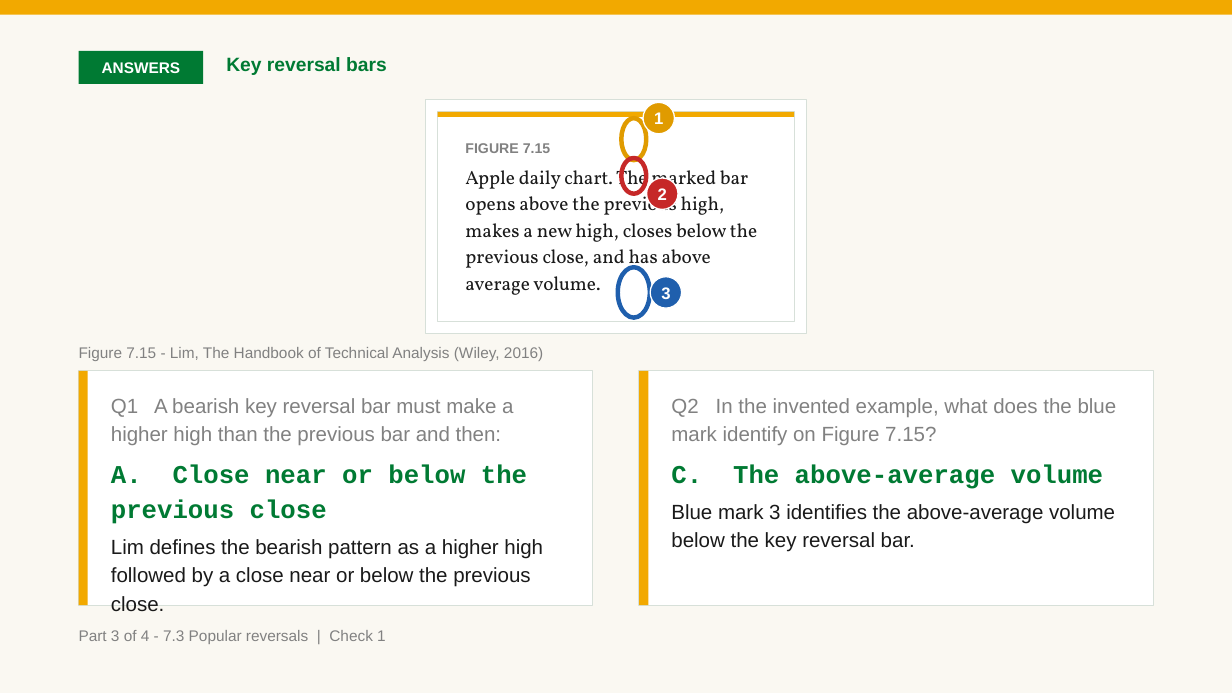
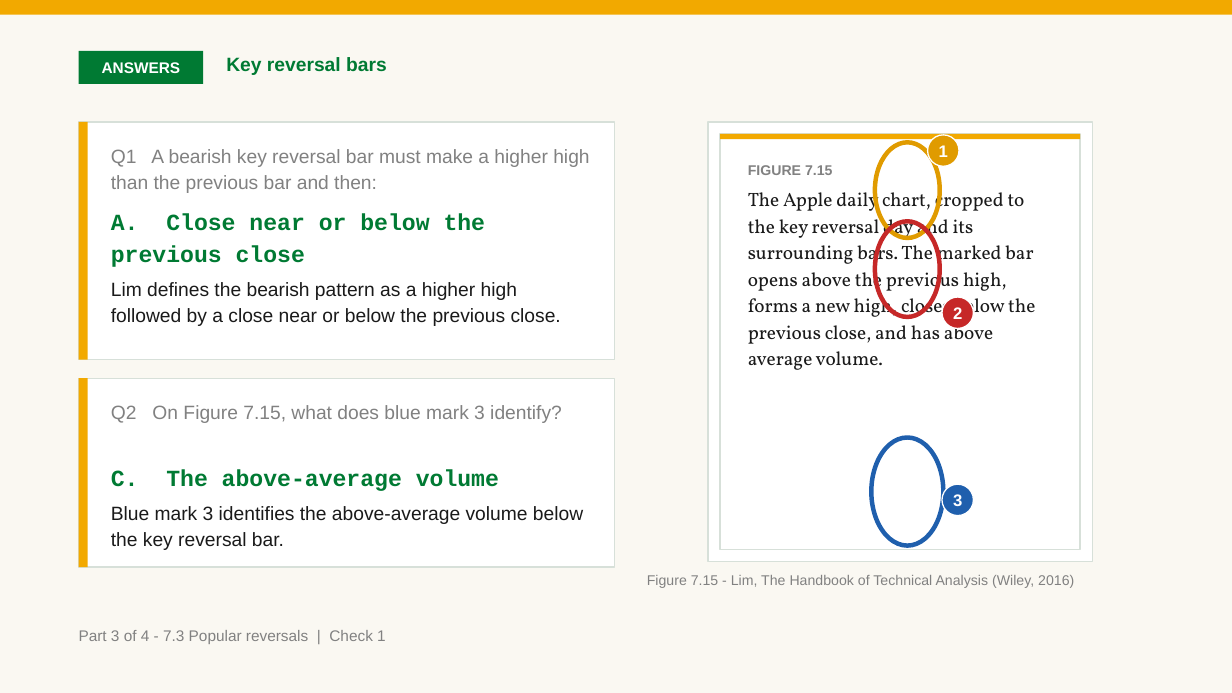
Before and after one commit to benjiesotelo-sudo/Telos_FIN1209, a slide deck: slide 12 of chapter-07/FIN1209-Chapter-07.pptx (slide 11 before the commit). Drawn at 1232x693 pixels with LibreOffice and Linux fonts; fonts in the diff are those of the drawing. Boxes give left, top, right and bottom in pixels: in the first picture for what was removed or moved away, otherwise in the second. Text is boxed around its words. In the diff, an @@ line names an element or a change of style, - is before the commit and + after.

```diff
--- a/chapter-07/FIN1209-Chapter-07.pptx
+++ b/chapter-07/FIN1209-Chapter-07.pptx
@@ ellipse removed at box(621, 118, 646, 160) @@
@@ rectangle: place and size @@
-rectangle at box(426, 100, 807, 334)
+rectangle at box(79, 122, 615, 360)
@@ rectangle: place and size @@
-rectangle at box(640, 371, 649, 605)
+rectangle at box(79, 122, 88, 360)
@@ text "Q1 A bearish key reversal ...": place and size @@
-text "Q1 A bearish key reversal ..." at box(111, 398, 513, 445)
+text "Q1 A bearish key reversal ..." at box(111, 149, 589, 193)
@@ text "Q1 A bearish key reversal ..." at box(111, 149, 589, 193): size 16 to 15 pt @@
@@ rectangle: place and size @@
-rectangle at box(640, 371, 1154, 605)
+rectangle at box(708, 122, 1092, 562)
@@ rectangle: place and size @@
-rectangle at box(438, 112, 795, 117)
+rectangle at box(720, 134, 1080, 140)
@@ rectangle: place and size @@
-rectangle at box(438, 112, 795, 322)
+rectangle at box(720, 134, 1080, 550)
@@ ellipse added at box(875, 142, 940, 238), outline #E09B00 3.5 pt @@
@@ ellipse "1": place and size @@
-ellipse "1" at box(643, 103, 675, 134)
+ellipse "1" at box(928, 135, 959, 166)
@@ ellipse removed at box(621, 158, 646, 194) @@
@@ text "FIGURE 7.15": place and size @@
-text "FIGURE 7.15" at box(465, 143, 757, 295)
+text "FIGURE 7.15" at box(748, 165, 1035, 370)
@@ text "A. Close near or below ...": place and size @@
-text "A. Close near or below ..." at box(111, 464, 543, 611)
+text "A. Close near or below ..." at box(111, 213, 561, 326)
@@ text "A. Close near or below ..." at box(111, 213, 561, 326): size 20 to 18 pt in "A. Close near or below the previous ..."; size 16 to 15 pt in "Lim defines the bearish pattern as a ..." @@
@@ text at box(748, 188, 1035, 370): text changed @@
-Apple daily chart. The marked bar opens above the previous high, makes a new high, closes below the previous close, and has above average volume.
+The Apple daily chart, cropped to the key reversal day and its surrounding bars. The marked bar opens above the previous high, forms a new high, closes below the previous close, and has above average volume.
@@ ellipse added at box(875, 222, 940, 317), outline #C62828 3.5 pt @@
@@ ellipse removed at box(618, 267, 651, 318) @@
@@ ellipse "2": place and size @@
-ellipse "2" at box(647, 178, 678, 210)
+ellipse "2" at box(943, 297, 974, 328)
@@ rectangle: place and size @@
-rectangle at box(79, 371, 593, 605)
+rectangle at box(79, 378, 615, 567)
@@ rectangle: place and size @@
-rectangle at box(79, 371, 88, 605)
+rectangle at box(79, 378, 88, 567)
@@ text added at box(111, 405, 562, 423), 15 pt, text #818181 @@
+Q2 On Figure 7.15, what does blue mark 3 identify?
@@ text removed at box(671, 398, 1117, 445) @@
-Q2 In the invented example, what does the blue mark identify on Figure 7.15?
@@ ellipse added at box(872, 438, 944, 546), outline #1F5FAD 3.5 pt @@
@@ text "C. The above-average volume": place and size @@
-text "C. The above-average volume" at box(671, 464, 1115, 552)
+text "C. The above-average volume" at box(111, 469, 583, 550)
@@ text "C. The above-average volume" at box(111, 469, 583, 550): size 20 to 18 pt in "C. The above-average volume"; size 16 to 15 pt in "Blue mark 3 identifies the above-average volume ..." @@
@@ ellipse "3": place and size @@
-ellipse "3" at box(651, 277, 682, 309)
+ellipse "3" at box(943, 484, 974, 516)
@@ text "Figure 7.15 - Lim, The ...": place and size @@
-text "Figure 7.15 - Lim, The ..." at box(79, 347, 543, 361)
+text "Figure 7.15 - Lim, The ..." at box(647, 575, 1074, 588)
@@ text "Figure 7.15 - Lim, The ..." at box(647, 575, 1074, 588): size 12 to 11 pt @@
```
Also in this commit, not shown: 6 other slides changed, 1 slide added, 2 other files.
